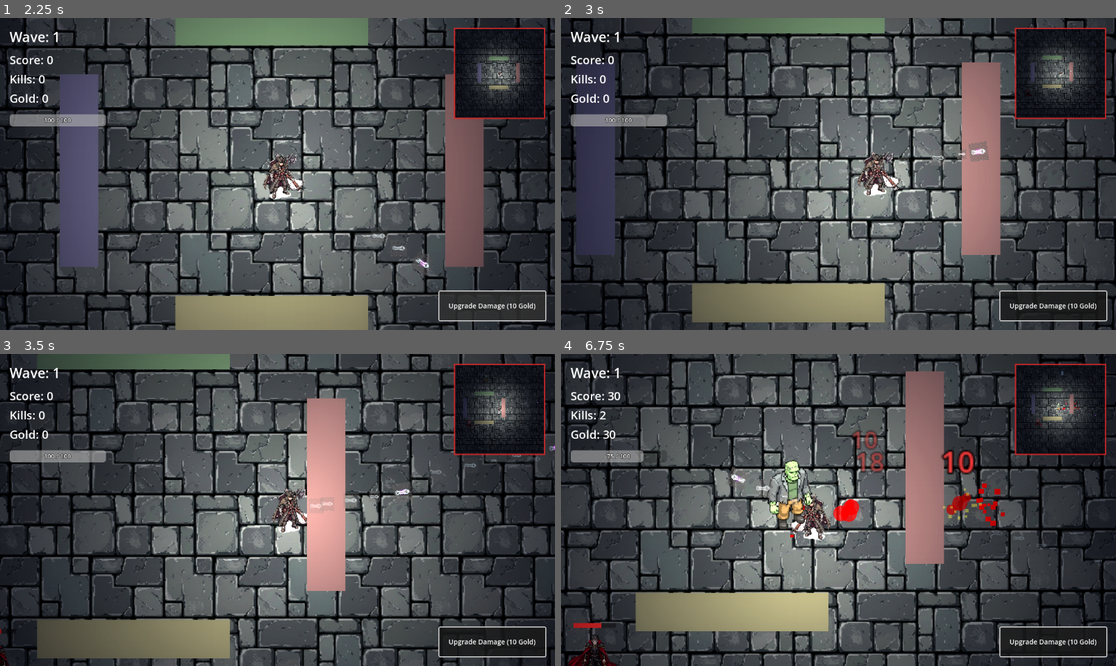
Above: before the commit, frames 1-4 (two rows, left to right).
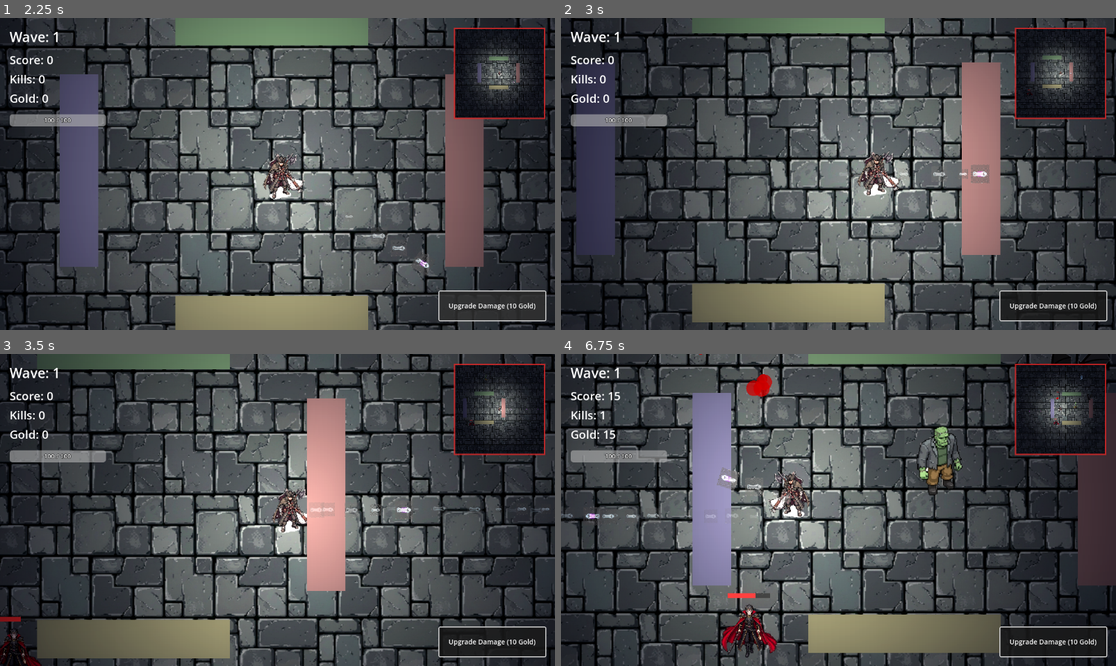
Above: after the commit, the same moments.

Repository: neo3151/horde-of-horrors
Game: Godot game, scene res://scenes/MainMenu.tscn
Same seed, same stepped clock (60 frames per second), same inputs: the game is played once before the commit and once after it.
Inputs (mouse positions are in pixels of both pictures, inside the frame that each line leads up to):
- Up to frame 1 (2.25 s): click "Start Hunt" at 0.5 s; click "Start Hunt" at 1.25 s; click "Upgrade Damage (10 Gold)" at 2 s
- Up to frame 2 (3 s): tap Enter at 2.75 s; move the mouse to (960, 158) at 2.77 s; press the mouse at (960, 158) at 2.78 s; hold D (move_right) from 2.78 s (still down)
- Up to frame 3 (3.5 s): keep holding D (move_right)
- Up to frame 4 (6.75 s): release D (move_right) at 3.5 s; release the mouse at (960, 494) at 3.5 s; drag from (727, 525) to (849, 510) at 3.52 s; move the mouse to (894, 441) at 4.27 s; press the mouse at (894, 441) at 4.28 s; hold D (move_right) 4.28-5 s; release the mouse at (894, 441) at 5 s; drag from (810, 572) to (993, 441) at 5.02 s; move the mouse to (1005, 556) at 5.77 s; press the mouse at (1005, 556) at 5.78 s; hold A (move_left) 5.78-6.5 s; release the mouse at (1005, 556) at 6.5 s; drag from (672, 463) to (921, 506) at 6.52 s

Frame 1 is identical in both runs. In frame 2, 0.6% of the frame differs, in the area x 51-93%, y 16-54%; in frame 3, 1.0%; in frame 4, 60%, in the area x 0-100%, y 0-100%.

Commit message:
feat: add Grok conversation tracking utility and integrate bat assets into game project

Diff:
--- a/horde-of-horrors-godot/project.godot
+++ b/horde-of-horrors-godot/project.godot
@@ -44,6 +44,7 @@
 fire={
 "deadzone": 0.5,
 "events": [Object(InputEventMouseButton,"resource_local_to_scene":false,"resource_name":"","device":-1,"window_id":0,"a …(253 unchanged characters)…
+, Object(InputEventKey,"resource_local_to_scene":false,"resource_name":"","device":-1,"window_id":0,"alt_pressed":false,"shift_pressed":false,"ctrl_pressed":false,"meta_pressed":false,"pressed":false,"keycode":0,"physical_keycode":32,"key_label":0,"unicode":0,"location":0,"echo":false,"script":null)
 ]
 }
 
--- a/horde-of-horrors-godot/scripts/Enemy.gd
+++ b/horde-of-horrors-godot/scripts/Enemy.gd
@@ -11,6 +11,11 @@
 var current_health: int
 var player: Node2D
 var ranged_attack_cooldown: float = 2.0 # Cooldown for ranged attack (Vampire)
+var is_bat_form: bool = false
+var has_escaped: bool = false
+var bat_speed_multiplier: float = 2.2
+var escape_target: Vector2 = Vector2.ZERO
+var human_texture: Texture2D
 var last_ranged_attack_time: float = 0.0
 var charge_cooldown: float = 3.0 # Cooldown for charge attack (Frankenstein)
 var last_charge_time: float = 0.0
@@ -22,6 +27,15 @@
 var health_bar: ProgressBar
 
 func _ready() -> void:
+    match type:
+        EnemyType.FRANKENSTEIN:
+            speed = 100.0
+        EnemyType.WEREWOLF:
+            speed = 175.0
+        EnemyType.VAMPIRE:
+            speed = 240.0
+        EnemyType.GHOST:
+            speed = 140.0
     current_health = max_health
     player = GameManager.player
     _configure_visuals()
@@ -53,13 +67,13 @@
 func _configure_visuals() -> void:
     var body = $Visuals/Body
     var features = $Visuals/Features
-    var sprite = %Sprite2D
+    var sprite = $Visuals/Sprite2D
 
     if not body:
         return
 
     # If a custom sprite is assigned in the inspector, hide the blocks
-    if sprite.texture:
+    if sprite and sprite.texture:
         body.visible = false
         features.visible = false
         return
@@ -90,6 +104,18 @@
     if not player or GameManager.is_game_over:
         return
 
+    if is_bat_form:
+        var dir = (escape_target - global_position).normalized()
+        velocity = dir * speed * bat_speed_multiplier
+        var visuals = $Visuals
+        if visuals and dir.x != 0:
+            visuals.scale.x = 1.0 if dir.x >= 0 else -1.0
+        move_and_slide()
+
+        if global_position.distance_to(escape_target) < 15.0:
+            _exit_bat_form()
+        return
+
     var dir = (player.global_position - global_position).normalized()
     if not is_charging:
         velocity = dir * speed
@@ -99,7 +125,7 @@
             visuals.scale.x = 1.0 if dir.x >= 0 else -1.0
         move_and_slide()
 
-    if type == EnemyType.VAMPIRE and player:
+    if type == EnemyType.VAMPIRE and player and not is_bat_form:
         if Time.get_ticks_msec() / 1000.0 - last_ranged_attack_time >= ranged_attack_cooldown:
             _perform_ranged_attack()
             last_ranged_attack_time = Time.get_ticks_msec() / 1000.0
@@ -123,8 +149,14 @@
         animation_player.play(anim_name)
 
 func take_damage(amount: int) -> void:
+    if is_bat_form:
+        return
     current_health -= amount
     _flash()
+
+    if type == EnemyType.VAMPIRE and current_health < max_health * 0.35 and not has_escaped:
+        _enter_bat_form()
+        return
 
     # Update and show floating health bar
     if health_bar:
@@ -203,7 +235,81 @@
     )
 
 func _on_body_entered(body: Node) -> void:
+    if is_bat_form:
+        return
     if body.is_in_group("player"):
         var pc = body as CharacterBody2D
         if pc.has_method("take_damage"):
             pc.take_damage(damage)
+
+func _enter_bat_form() -> void:
+    is_bat_form = true
+    has_escaped = true
+
+    if health_bar:
+        health_bar.visible = false
+
+    # Find opposite quadrant from player
+    var target_x = -320 if player.global_position.x > 0 else 320
+    var target_y = -220 if player.global_position.y > 0 else 220
+    target_x += randf_range(-50, 50)
+    target_y += randf_range(-50, 50)
+    escape_target = Vector2(target_x, target_y)
+
+    _spawn_puff_particles(global_position, Color(0.18, 0.05, 0.28, 0.8))
+
+    var sprite = $Visuals/Sprite2D
+    var bat_texture = load("res://assets/sprites/vampire/bat.png")
+    if sprite and sprite.texture:
+        human_texture = sprite.texture
+        sprite.texture = bat_texture
+        sprite.self_modulate = Color(0.65, 0.25, 0.85, 0.85)
+
+        # Squash animation transition
+        var tween = create_tween()
+        sprite.scale = Vector2(0.1, 0.1)
+        tween.tween_property(sprite, "scale", Vector2(0.55, 0.55), 0.25).set_trans(Tween.TRANS_ELASTIC).set_ease(Tween.EASE_OUT)
+    else:
+        var body = $Visuals/Body
+        if body:
+            body.color = Color(0.3, 0.0, 0.5, 0.7)
+
+    print("Enemy Dracula entered Bat Escape to: ", escape_target)
+
+func _exit_bat_form() -> void:
+    is_bat_form = false
+
+    _spawn_puff_particles(global_position, Color(0.18, 0.05, 0.28, 0.8))
+
+    var sprite = $Visuals/Sprite2D
+    if sprite and sprite.texture:
+        sprite.texture = human_texture
+        sprite.self_modulate = Color.WHITE
+
+        var tween = create_tween()
+        sprite.scale = Vector2(0.1, 0.1)
+        tween.tween_property(sprite, "scale", Vector2(1.0, 1.0), 0.2).set_trans(Tween.TRANS_BACK).set_ease(Tween.EASE_OUT)
+    else:
+        var body = $Visuals/Body
+        if body:
+            body.color = Color(0.1, 0.1, 0.1)
+
+    print("Enemy Dracula transformed back to humanoid form.")
+
+func _spawn_puff_particles(pos: Vector2, color: Color) -> void:
+    var particles = CPUParticles2D.new()
+    particles.emitting = false
+    particles.amount = 24
+    particles.one_shot = true
+    particles.explosiveness = 0.85
+    particles.spread = 180.0
+    particles.gravity = Vector2.ZERO
+    particles.initial_velocity_min = 55.0
+    particles.initial_velocity_max = 110.0
+    particles.scale_amount_min = 3.0
+    particles.scale_amount_max = 6.0
+    particles.color = color
+    get_parent().add_child(particles)
+    particles.global_position = pos
+    particles.emitting = true
+    get_tree().create_timer(1.0).timeout.connect(particles.queue_free)
--- a/horde-of-horrors-godot/scripts/GameManager.gd
+++ b/horde-of-horrors-godot/scripts/GameManager.gd
@@ -34,7 +34,7 @@
 		"name": "Werewolf",
 		"texture": "res://assets/sprites/werewolf/werewolf.png",
 		"health": 120,
-		"speed": 390.0,
+		"speed": 320.0,
 		"damage": 22,
 		"fire_rate": 0.45,
 		"bio": "A feral beast that broke free from the horde. Unmatched movement speed and devastating melee claws.",
@@ -44,7 +44,7 @@
 		"name": "Vampire",
 		"texture": "res://assets/sprites/vampire/vampire.png",
 		"health": 100,
-		"speed": 300.0,
+		"speed": 400.0,
 		"damage": 16,
 		"fire_rate": 0.35,
 		"bio": "A dark noble who rebelled against the elders. Shoots seeking bats and manipulates shadow power.",
--- a/horde-of-horrors-godot/scripts/Player.gd
+++ b/horde-of-horrors-godot/scripts/Player.gd
@@ -7,6 +7,13 @@
 
 var current_health: int
 var last_fire_time: float = 0.0
+var is_aiming_with_mouse: bool = true
+var last_movement_direction: Vector2 = Vector2.RIGHT
+var is_bat_form: bool = false
+var can_trigger_bat_escape: bool = true
+var bat_escape_duration: float = 2.5
+var bat_escape_cooldown: float = 20.0
+var human_texture: Texture2D
 
 @onready var crossbow_pivot: Node2D = $CrossbowPivot
 @onready var fire_point: Node2D = $CrossbowPivot/FirePoint
@@ -35,8 +42,9 @@
 		fire_rate = data["fire_rate"]
 
 		var tex = load(data["texture"])
-		if tex and %Sprite2D:
-			%Sprite2D.texture = tex
+		var sprite = $Visuals/Sprite2D
+		if tex and sprite:
+			sprite.texture = tex
 
 	current_health = max_health
 	GameManager.player = self
@@ -51,10 +59,10 @@
 		camera.limit_bottom = 500
 
 func _setup_visuals() -> void:
-	var sprite = %Sprite2D
+	var sprite = $Visuals/Sprite2D
 	var polygons = $Visuals.get_children().filter(func(node): return node is Polygon2D)
 
-	if sprite and sprite.texture:
+	if sprite:
 		for p in polygons:
 			p.visible = false
 		if has_node("CrossbowPivot/Weapon"):
@@ -79,6 +87,8 @@
 
 	if keyboard_input != Vector2.ZERO:
 		input_dir = keyboard_input
+		last_movement_direction = keyboard_input.normalized()
+		is_aiming_with_mouse = false
 	else:
 		input_dir = move_input # Touch/Mouse drag fallback
 
@@ -94,18 +104,22 @@
 	position.x = clamp(position.x, -380, 380)
 	position.y = clamp(position.y, -280, 280)
 
-	# Aiming (Aim at mouse cursor)
+	# Aiming (Aim at mouse or follow last movement direction)
 	if crossbow_pivot:
-		var world_aim = get_global_mouse_position()
-		var dir = (world_aim - crossbow_pivot.global_position).normalized()
-		crossbow_pivot.rotation = dir.angle()
+		if is_aiming_with_mouse:
+			var world_aim = get_global_mouse_position()
+			var dir = (world_aim - crossbow_pivot.global_position).normalized()
+			crossbow_pivot.rotation = dir.angle()
+		else:
+			crossbow_pivot.rotation = last_movement_direction.angle()
 
 	# Mobile auto-fire, PC manual fire
-	if OS.has_feature("mobile"):
-		_try_auto_fire()
-	else:
-		if Input.is_action_pressed("fire"):
-			_try_manual_fire()
+	if not is_bat_form:
+		if OS.has_feature("mobile"):
+			_try_auto_fire()
+		else:
+			if Input.is_action_pressed("fire"):
+				_try_manual_fire()
 
 func _try_manual_fire() -> void:
 	if Time.get_ticks_msec() / 1000.0 - last_fire_time < fire_rate:
@@ -149,12 +163,17 @@
 	muzzle_flash.restart()
 
 func take_damage(amount: int) -> void:
+	if is_bat_form:
+		return
 	current_health -= amount
 	if current_health <= 0:
 		current_health = 0
 		GameManager.trigger_game_over()
 
 	_update_health_ui()
+
+	if GameManager.selected_character == "Vampire" and current_health < max_health * 0.30 and can_trigger_bat_escape:
+		trigger_bat_escape()
 
 	var dmg_scene = load("res://scenes/DamageNumber.tscn")
 	if dmg_scene:
@@ -163,6 +182,73 @@
 		dmg_num.global_position = global_position
 		dmg_num.setup(amount, true)
 
+func trigger_bat_escape() -> void:
+	is_bat_form = true
+	can_trigger_bat_escape = false
+
+	var normal_speed = move_speed
+	move_speed = normal_speed * 1.6
+
+	var sprite = $Visuals/Sprite2D
+	var bat_texture = load("res://assets/sprites/vampire/bat.png")
+
+	# Spawn dark mist/particles
+	_spawn_puff_particles(global_position, Color(0.18, 0.05, 0.28, 0.8))
+
+	if sprite:
+		human_texture = sprite.texture
+		sprite.texture = bat_texture
+		sprite.self_modulate = Color(0.65, 0.25, 0.85, 0.85)
+
+		# Squash animation transition
+		var tween = create_tween()
+		sprite.scale = Vector2(0.1, 0.1)
+		tween.tween_property(sprite, "scale", Vector2(0.55, 0.55), 0.25).set_trans(Tween.TRANS_ELASTIC).set_ease(Tween.EASE_OUT)
+
+	print("Player Dracula entered Bat Form (invulnerable, high speed)!")
+
+	get_tree().create_timer(bat_escape_duration).timeout.connect(func():
+		is_bat_form = false
+		move_speed = normal_speed
+
+		_spawn_puff_particles(global_position, Color(0.18, 0.05, 0.28, 0.8))
+
+		if sprite:
+			sprite.texture = human_texture
+			sprite.self_modulate = Color.WHITE
+
+			var tween = create_tween()
+			sprite.scale = Vector2(0.1, 0.1)
+			tween.tween_property(sprite, "scale", Vector2(1.0, 1.0), 0.2).set_trans(Tween.TRANS_BACK).set_ease(Tween.EASE_OUT)
+
+		print("Player Dracula transformed back to humanoid form.")
+
+		get_tree().create_timer(bat_escape_cooldown).timeout.connect(func():
+			can_trigger_bat_escape = true
+			print("Player Dracula's Bat Escape is off cooldown.")
+		)
+	)
+
+func _spawn_puff_particles(pos: Vector2, color: Color) -> void:
+	var particles = CPUParticles2D.new()
+	particles.emitting = false
+	particles.amount = 24
+	particles.one_shot = true
+	particles.explosiveness = 0.85
+	particles.spread = 180.0
+	particles.gravity = Vector2.ZERO
+	particles.initial_velocity_min = 55.0
+	particles.initial_velocity_max = 110.0
+	particles.scale_amount_min = 3.0
+	particles.scale_amount_max = 6.0
+	particles.color = color
+	get_parent().add_child(particles)
+	particles.global_position = pos
+	particles.emitting = true
+	get_tree().create_timer(1.0).timeout.connect(func():
+		particles.queue_free()
+	)
+
 func upgrade_damage(amount: int) -> void:
 	damage += amount
 	print("Player damage upgraded to: ", damage)
@@ -174,6 +260,12 @@
 func _input(event: InputEvent) -> void:
 	if event is InputEventMouseMotion:
 		aim_position = event.position
+		is_aiming_with_mouse = true
+	elif event is InputEventMouseButton:
+		is_aiming_with_mouse = true
+	elif event is InputEventKey:
+		if event.pressed:
+			is_aiming_with_mouse = false
 
 	# Handle touch dragging / mouse dragging to move
 	if event is InputEventScreenDrag or (event is InputEventMouseMotion and Input.is_mouse_button_pressed(MOUSE_BUTTON_LEFT)):
Not shown, added: horde-of-horrors-godot/assets/sprites/vampire/bat.jpg.import
Binary file added: horde-of-horrors-godot/assets/sprites/vampire/bat.png
Not shown, added: horde-of-horrors-godot/assets/sprites/vampire/bat.png.import
Not shown, added: grok_conversation.md
Not shown, added: grok_diff.py
